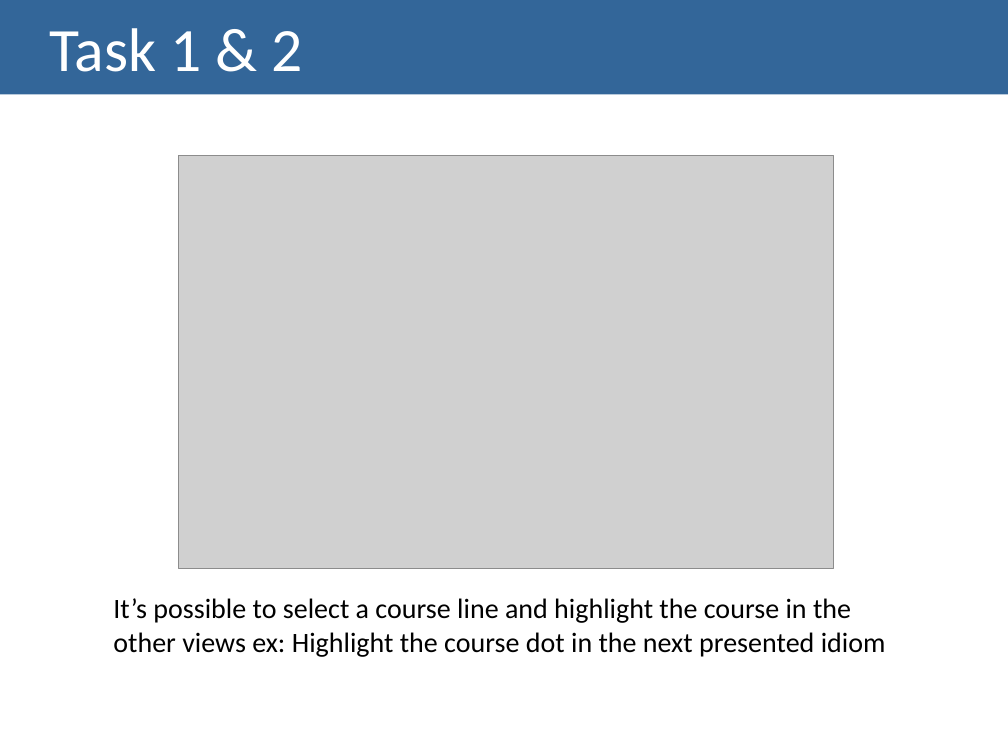
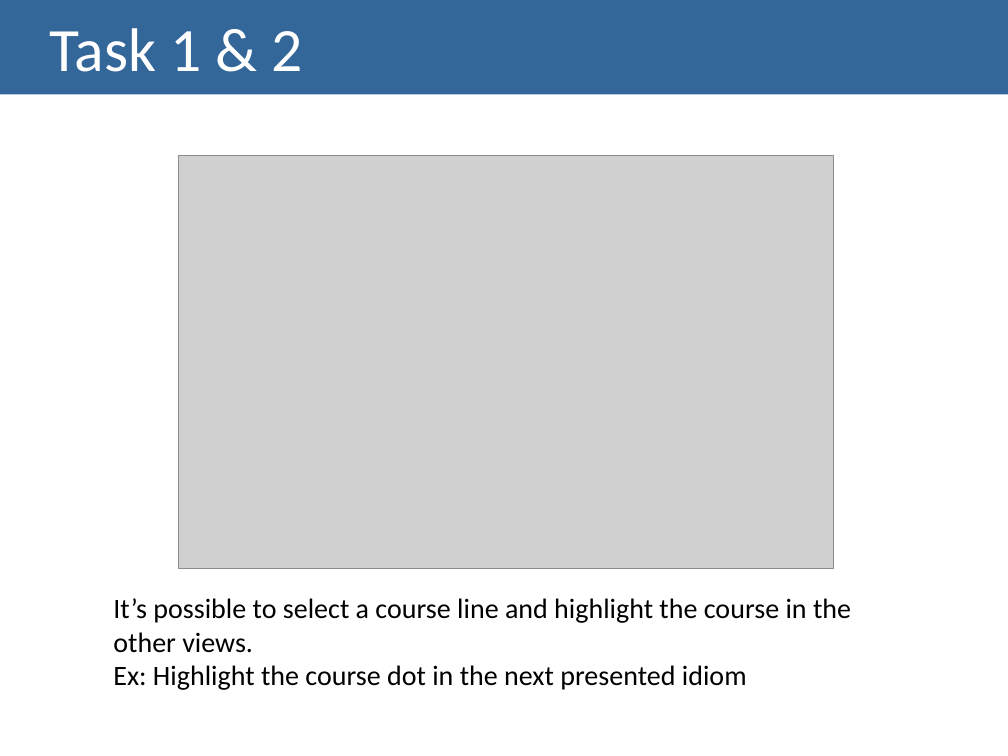
Before and after one commit to Strabox/Higher-Education-Unemployment-Portugal, a slide deck: slide 8 of III-Checkpoint/III-Checkpoint Presentation.pptx. Drawn at 1008x756 pixels with LibreOffice and Linux fonts; fonts in the diff are those of the drawing; grey boxes stand for pictures. Boxes give left, top, right and bottom in pixels: in the first picture for what was removed or moved away, otherwise in the second. Text is boxed around its words. In the diff, an @@ line names an element or a change of style, - is before the commit and + after.

Commit message:
Pwp update
...

```diff
--- a/III-Checkpoint/III-Checkpoint Presentation.pptx
+++ b/III-Checkpoint/III-Checkpoint Presentation.pptx
@@ text at (113, 598, 851, 690): text changed @@
-It’s possible to select a course line and highlight the course in the other views ex: Highlight the course dot in the next presented idiom
+It’s possible to select a course line and highlight the course in the other views.
+Ex: Highlight the course dot in the next presented idiom
```
Also in this commit, not shown: 2 other slides changed, 2 slides added.
